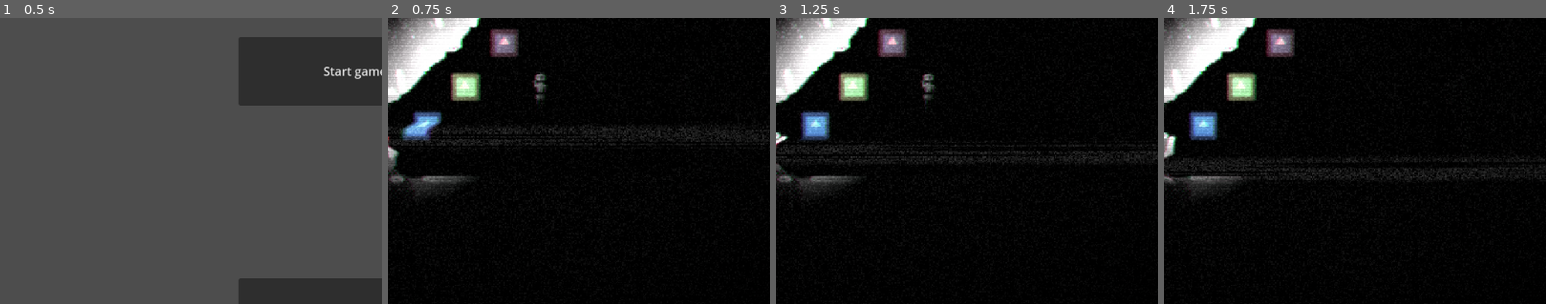
Above: before the commit, frames 1-4 (left to right).
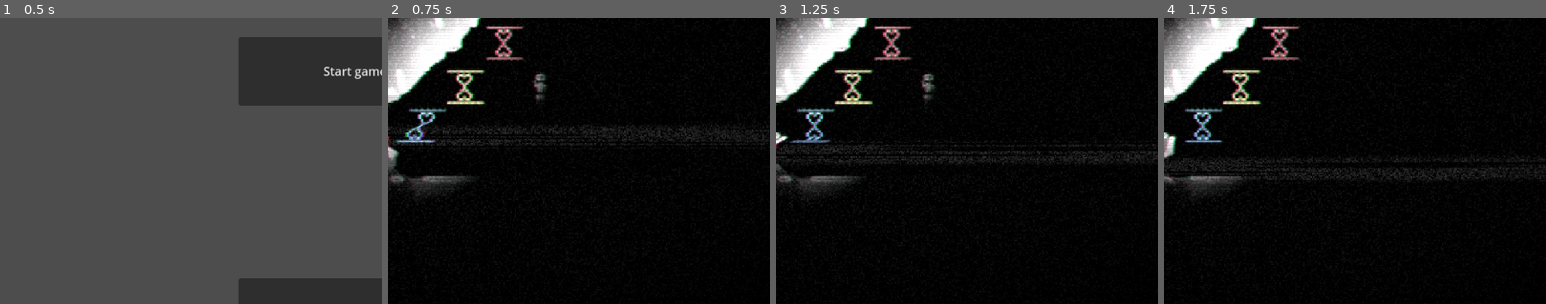
Above: after the commit, the same moments.

Repository: Hyfudiar/1MinuteGameJam2025
Game: Godot game, scene res://Scenes/main_scene.tscn
Same seed, same stepped clock (60 frames per second), same inputs: the game is played once before the commit and once after it. The engine's default icon, where the game draws it, is replaced by a stand-in: a white triangle on a blue panel in a dark square. Sound files missing from this copy of the repository are replaced by a short silence.
Inputs:
- Up to frame 1 (0.5 s): no input
- Up to frame 2 (0.75 s): click "Start game" at 0.5 s
- Up to frame 3 (1.25 s): no input
- Up to frame 4 (1.75 s): hold D (right) from 1.28 s (still down)
The pictures show only the part of the screen within x 38-88%, y 42-92%; the shares and areas given below are measured in that part.

Frame 1 is identical in both runs. In frame 2, 2.9% of the frame differs, in the area x 2-36%, y 2-44%; in frame 3, 2.9%; in frame 4, 2.9%.

Commit message:
hourglass scene changed

Diff:
--- a/Scenes/hourglass.tscn
+++ b/Scenes/hourglass.tscn
@@ -1,11 +1,11 @@
 [gd_scene load_steps=5 format=3 uid="uid://livrftisrui4"]
 
-[ext_resource type="Texture2D" uid="uid://dso2pavloivuq" path="res://Assets/Textures/icon.svg" id="1_2ecn2"]
 [ext_resource type="Script" path="res://Scenes/hourglass.gd" id="1_eums6"]
+[ext_resource type="Texture2D" uid="uid://bxkpa0ii7c5s6" path="res://Assets/Textures/Sprites/hg_invert.png" id="2_ovwu3"]
 [ext_resource type="Texture2D" uid="uid://dlxekrm3acxtw" path="res://Assets/Textures/2d_lights_and_shadows_neutral_point_light.webp" id="3_nb3hx"]
 
 [sub_resource type="RectangleShape2D" id="RectangleShape2D_n4su3"]
-size = Vector2(38, 38)
+size = Vector2(50, 46)
 
 [node name="Hourglass" type="Area2D" groups=["hourglass"]]
 script = ExtResource("1_eums6")
@@ -13,8 +13,8 @@
 
 [node name="Sprite2D" type="Sprite2D" parent="."]
 position = Vector2(19, 19)
-scale = Vector2(0.3, 0.3)
-texture = ExtResource("1_2ecn2")
+scale = Vector2(0.5, 0.5)
+texture = ExtResource("2_ovwu3")
 
 [node name="CollisionShape2D" type="CollisionShape2D" parent="."]
 position = Vector2(19, 19)
Not shown, added: Assets/Textures/Sprites/hg.png.import
Binary file added: Assets/Textures/Sprites/hg_invert.png
Not shown, added: Assets/Textures/Sprites/hg_invert.png.import
